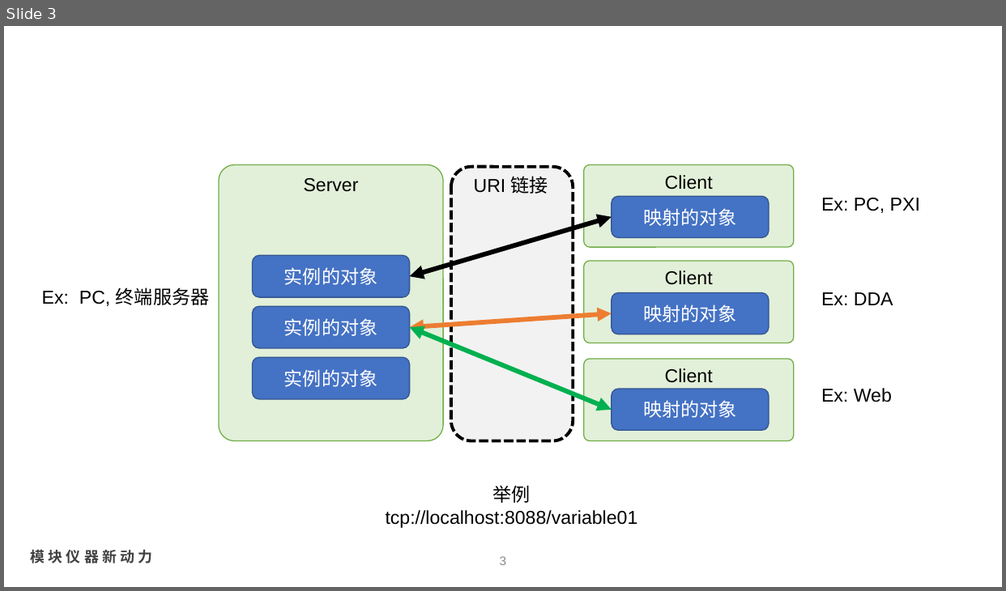
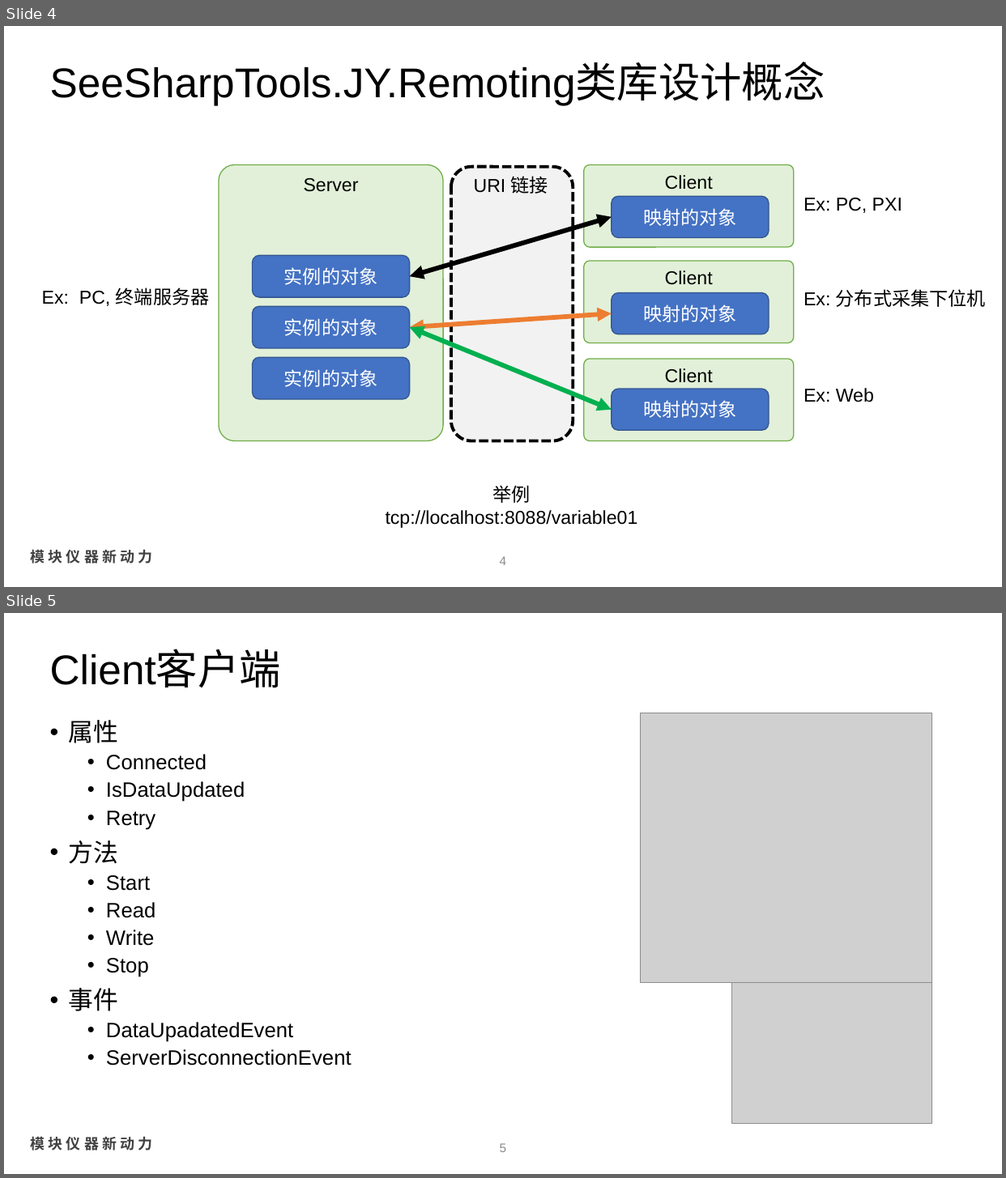
Before and after one commit to waylin15/Remoting, a slide deck: SeeSharpTools.JY.Remoting/SeeSharpTools.Remoting.pptx. Shown one above the other, each under a label of ours: slide 3 before the commit, slides 4 and 5 after it. The pictures are 1006x591 and 1006x1178 pixels, drawn with LibreOffice and Linux fonts; fonts in the diff are those of the drawing; grey boxes stand for pictures; background and template pictures are left out. Boxes give left, top, right and bottom in pixels: in the first picture for what was removed or moved away, otherwise in the second. Text is boxed around its words. In the diff, an @@ line names an element or a change of style, - is before the commit and + after.

```diff
--- a/SeeSharpTools.JY.Remoting/SeeSharpTools.Remoting.pptx
+++ b/SeeSharpTools.JY.Remoting/SeeSharpTools.Remoting.pptx
@@ slide 5 added at [4, 613, 1002, 1174], background #FFFFFF; not listed: 1 template element that a slide beside it also shows @@
@@ title added at [50, 651, 281, 688], 40 pt, text #000000 @@
+Client客户端
@@ text added at [69, 720, 351, 1066], 20 pt, text #000000 @@
+• 属性
+  • Connected
+  • IsDataUpdated
+  • Retry
+• 方法
+  • Start
+  • Read
+  • Write
+  • Stop
+• 事件
+  • DataUpadatedEvent
+  • ServerDisconnectionEvent
@@ picture added at [641, 713, 932, 982] @@
@@ picture added at [732, 974, 932, 1123] @@
@@ page number added at [500, 1144, 507, 1152], 12 pt, text #8C8C8C @@
+5
@@ what was slide 3 is now slide 4 @@
@@ slide 4 changed as well @@
@@ title added at [50, 64, 825, 105], 40 pt, text #000000 @@
+SeeSharpTools.JY.Remoting类库设计概念
@@ text "Ex: PC, PXI": place and size @@
-text "Ex: PC, PXI" at [821, 198, 920, 213]
+text "Ex: PC, PXI" at [803, 198, 902, 213]
@@ text at [803, 289, 986, 307]: text changed @@
-Ex: DDA
+Ex: 分布式采集下位机
@@ text "Ex: Web": place and size @@
-text "Ex: Web" at [821, 388, 892, 403]
+text "Ex: Web" at [803, 388, 874, 403]
@@ page number at [500, 557, 507, 565]: text changed @@
-3
+4
```
Also in this commit, not shown: 1 other slide changed, 5 other slides added, 1 slide removed, 23 other files.
